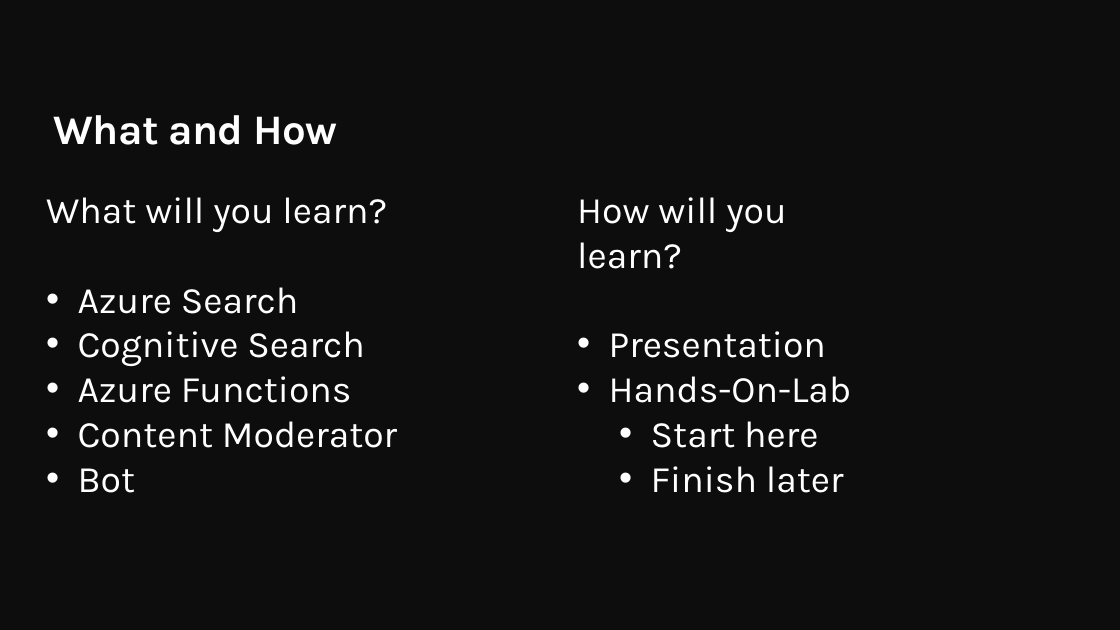
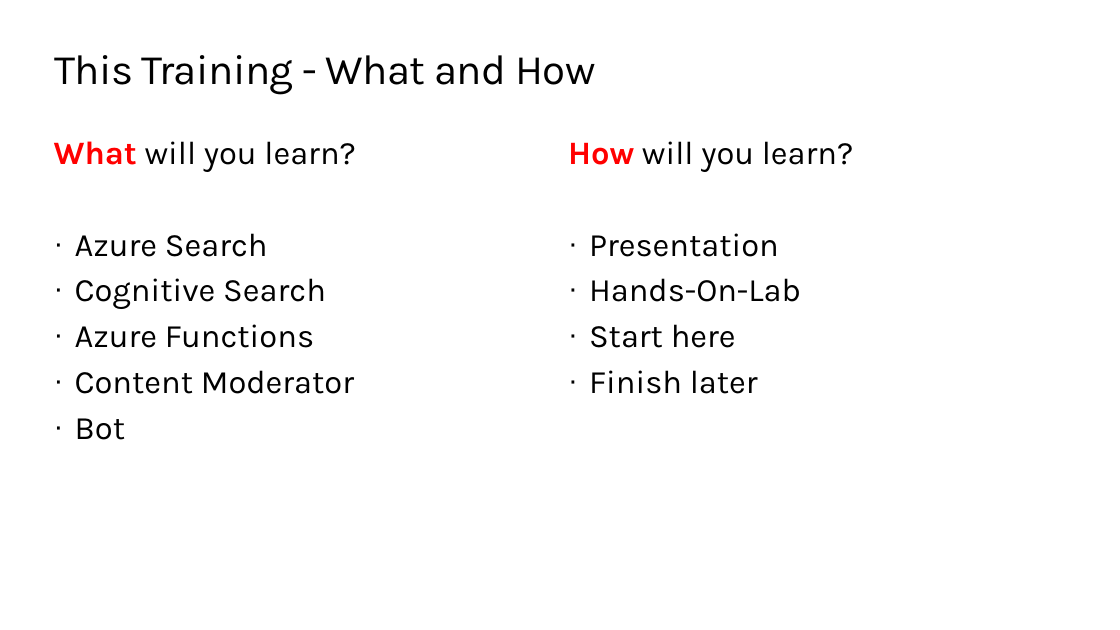
Before and after one commit to QuirkyDataScientist1978/Build-a-knowledge-mining-solution-using-Azure-AI, a slide deck: slide 6 of resources/slides/Opening.pptx (slide 3 before the commit). Drawn at 1120x630 pixels with LibreOffice and Linux fonts; fonts in the diff are those of the drawing; background and template pictures are left out. Boxes give left, top, right and bottom in pixels: in the first picture for what was removed or moved away, otherwise in the second. Text is boxed around its words. In the diff, an @@ line names an element or a change of style, - is before the commit and + after.

```diff
--- a/resources/slides/Opening.pptx
+++ b/resources/slides/Opening.pptx
@@ background #0D0D0D to #FFFFFF @@
@@ title at bbox=[54, 55, 595, 95]: text changed; text colour #FFFFFF to #000000; bold off @@
-What and How
+This Training - What and How
@@ title "This Training - What and ..." at bbox=[54, 55, 595, 95]: vertical alignment bottom to top @@
@@ text "What will you learn?": place and size @@
-text "What will you learn?" at bbox=[46, 197, 397, 493]
+text "What will you learn?" at bbox=[54, 141, 356, 440]
@@ text "What will you learn?" at bbox=[54, 141, 356, 440]: size 32 to 28 pt, text colour #FFFFFF to #000000; text colour #FFFFFF to #FF0000, bold on in "What"; more space between paragraphs; bullet • to · @@
@@ text "How will you learn?": place and size @@
-text "How will you learn?" at bbox=[577, 197, 851, 493]
+text "How will you learn?" at bbox=[568, 141, 854, 394]
@@ text "How will you learn?" at bbox=[568, 141, 854, 394]: size 32 to 28 pt, text colour #FFFFFF to #000000; text colour #FFFFFF to #FF0000, bold on in "How"; more space between paragraphs; bullet • to ·; list level 2 to 1 in "Start here"; list level 2 to 1 in "Finish later" @@
```
Also in this commit, not shown: 13 other slides changed, 4 slides added, 2 slides removed.
